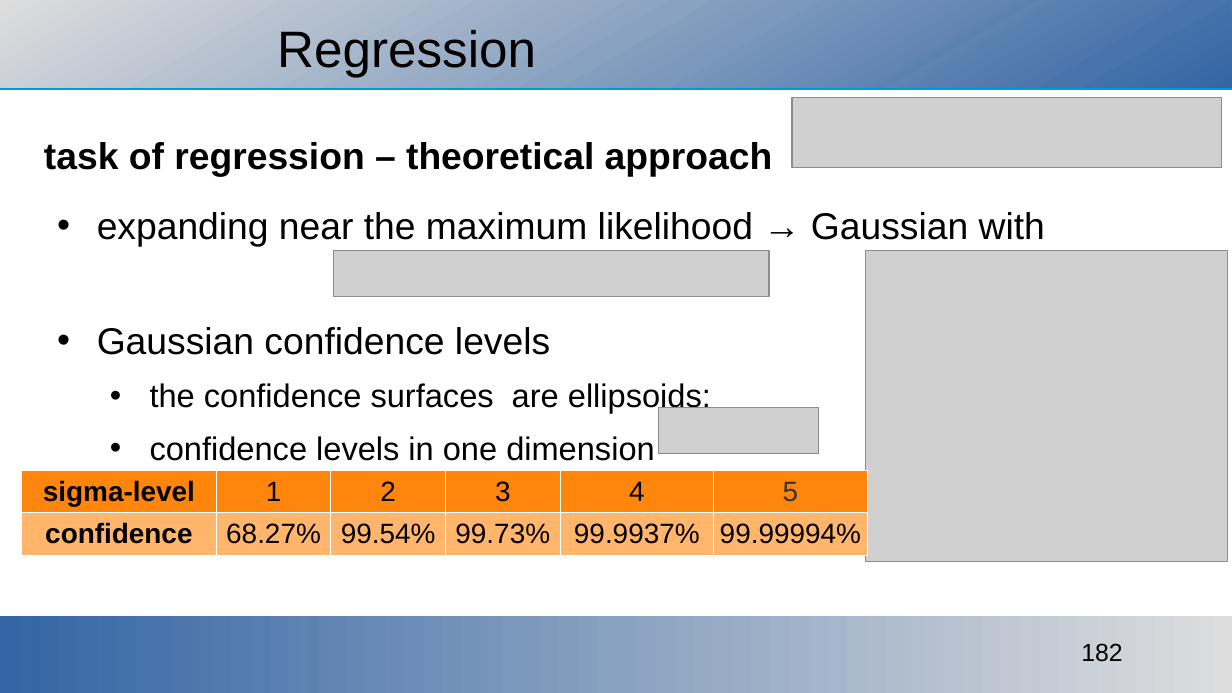
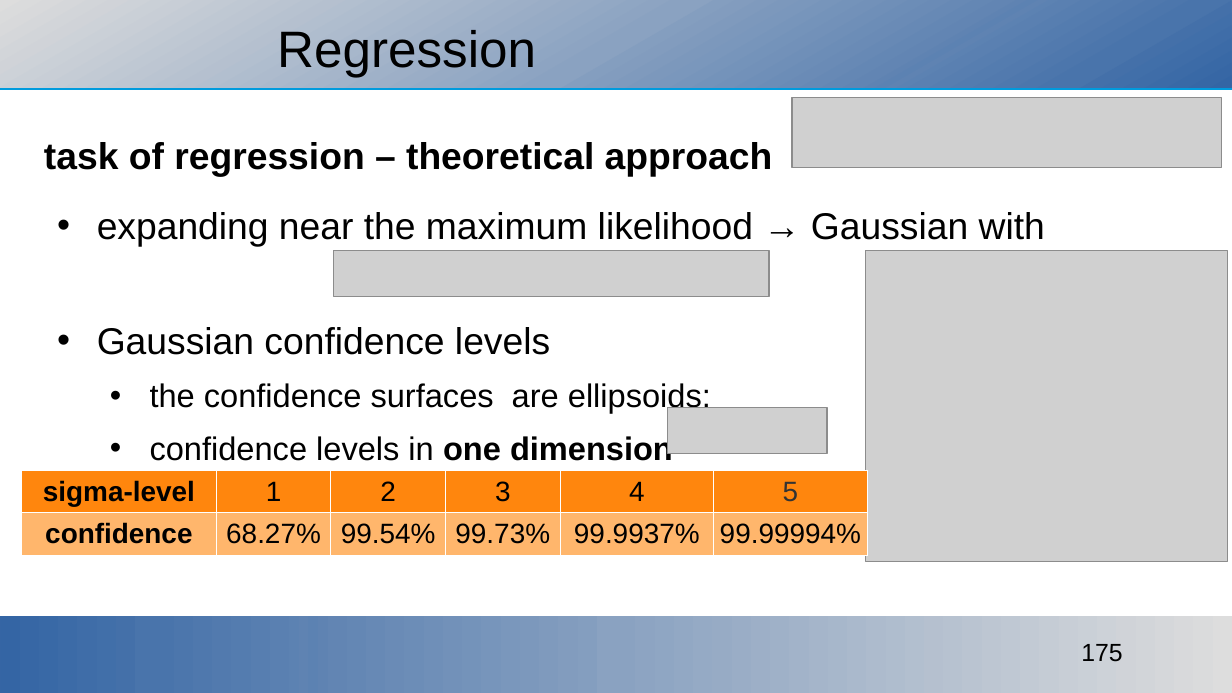
Before and after one commit to ajakovac/ML-in-Practice-I, a slide deck: slide 175 of ML in practice.odp (slide 182 before the commit). Drawn at 1232x693 pixels with LibreOffice and Linux fonts; fonts in the diff are those of the drawing; grey boxes stand for pictures; background and template pictures are left out. Boxes give left, top, right and bottom in pixels: in the first picture for what was removed or moved away, otherwise in the second. Text is boxed around its words. In the diff, an @@ line names an element or a change of style, - is before the commit and + after.

Commit message:
nonlinear regression, perceptron

```diff
--- a/ML in practice.odp
+++ b/ML in practice.odp
@@ picture: place and size @@
-picture at (658,407,818,453)
+picture at (667,407,827,453)
@@ text at (150,434,673,461): bold on in "one dimension" @@
@@ page number at (1081,644,1122,662): text changed @@
-182
+175
```
Also in this commit, not shown: 7 other slides changed, 12 slides added, 2 slides removed, 7 other files.
